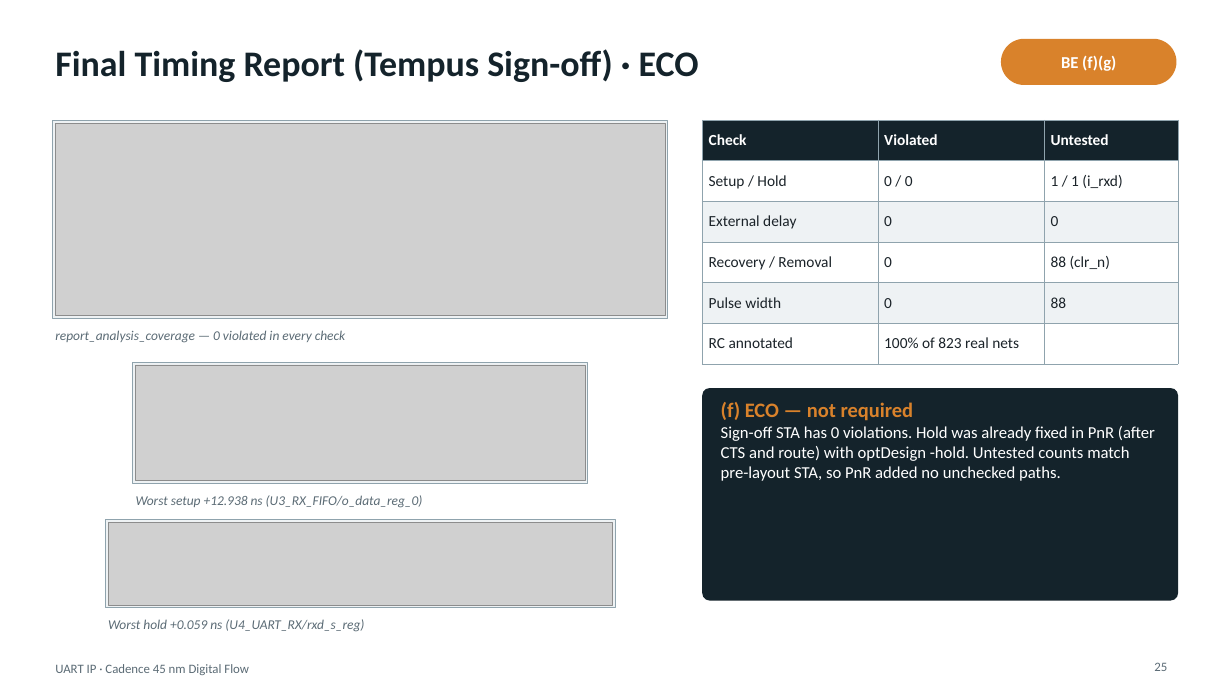
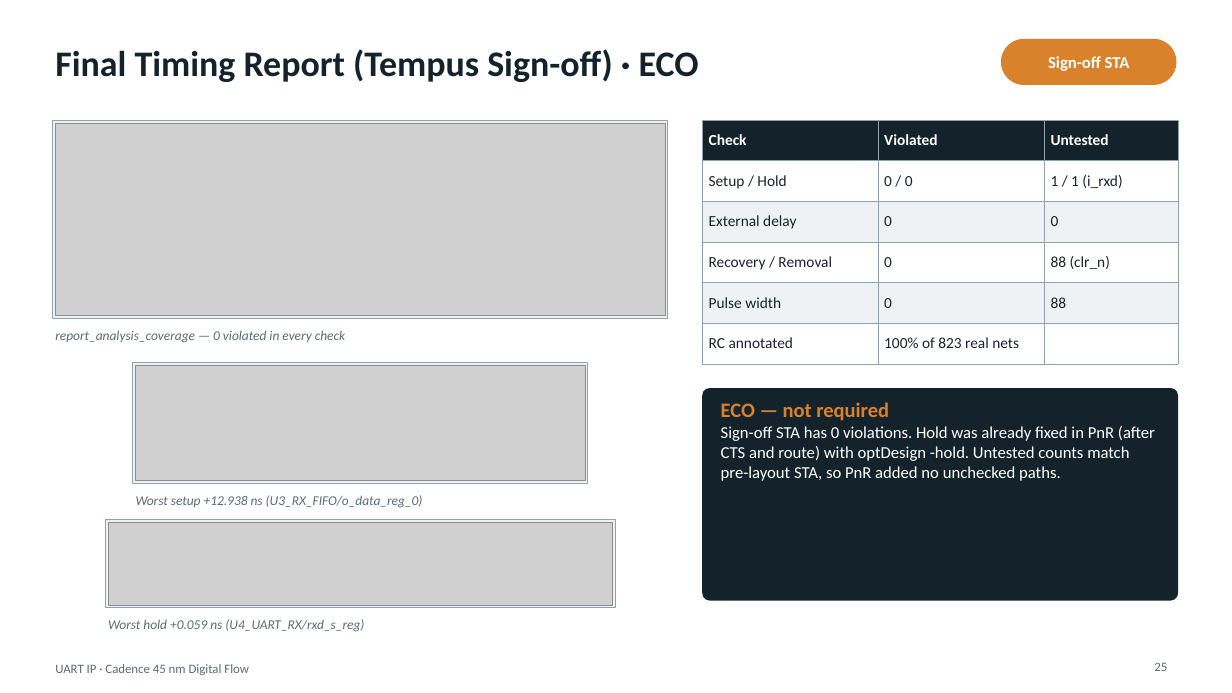
Before and after one commit to Chad-Jung/Project, a slide deck: slide 25 of proj1_make/TOP/DOC/UART_IP_Portfolio_EN.pptx. Drawn at 1232x693 pixels with LibreOffice and Linux fonts; fonts in the diff are those of the drawing; grey boxes stand for pictures. Boxes give left, top, right and bottom in pixels: in the first picture for what was removed or moved away, otherwise in the second. Text is boxed around its words. In the diff, an @@ line names an element or a change of style, - is before the commit and + after.

```diff
--- a/proj1_make/TOP/DOC/UART_IP_Portfolio_EN.pptx
+++ b/proj1_make/TOP/DOC/UART_IP_Portfolio_EN.pptx
@@ text at [1048, 56, 1130, 71]: text changed @@
-BE (f)(g)
+Sign-off STA
@@ text at [721, 402, 889, 421]: text changed @@
-(f) ECO — not required
+ECO — not required
```
Also in this commit, not shown: 23 other slides changed, 7 other files.
